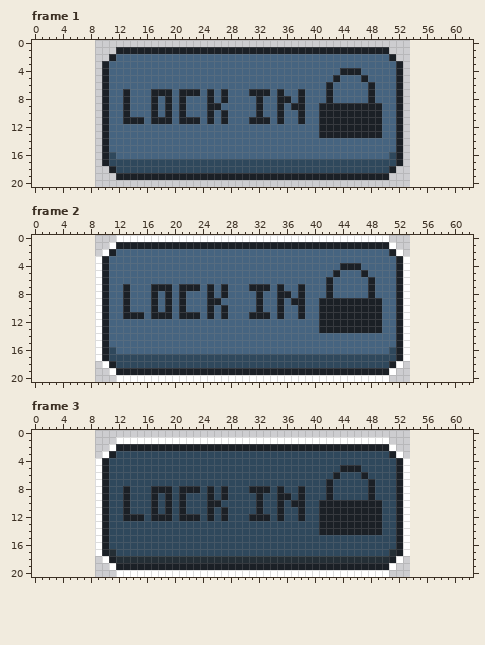
Pixel-art file -- Assets/Art/UI/LockInButton.aseprite. Above is the file before it was changed.
45x21 pixels, 3 frames. Shown: frame 1, frame 2, frame 3. The old version is drawn lined up with the new one, on the new canvas.
And afterwards:
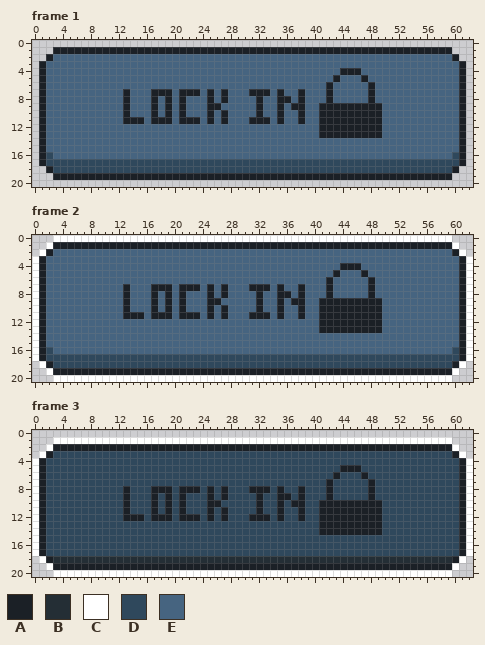
Palette (. is transparent): A #1b2026  B #242e35  C #ffffff  D #2f485c  E #466480
From old to new:
canvas 45x21 -> 63x21, the old top-left corner now at 9,0
Frame 1:
The edit adds colour A in row 1 at x 3 to 11 and 51 to 59; in row 2 at x 2 and 60; in rows 3 to 17 at x 1 and 61; in row 18 at x 2 and 60; in row 19 at x 3 to 11 and 51 to 59.
The edit adds colour D in row 16 at x 2 and 60; in row 17 at x 2 to 9 and 53 to 60; in row 18 at x 3 to 10 and 52 to 59.
Colour A gives way to colour D in row 17 at x 10 and 52; in row 18 at x 11 and 51.
The edit adds colour E in row 2 at x 3 to 10 and 52 to 59; in rows 3 to 15 at x 2 to 9 and 53 to 60; in row 16 at x 3 to 9 and 53 to 59.
Colour A gives way to colour E in row 2 at x 11 and 51; in rows 3 to 16 at x 10 and 52.
Colour D gives way to colour E in row 16 at x 11 and 51.
Frame 2:
The edit adds colour A in row 1 at x 3 to 10 and 52 to 59; in row 2 at x 2 and 60; in rows 3 to 17 at x 1 and 61; in row 18 at x 2 and 60; in row 19 at x 3 to 10 and 52 to 59.
Colour C gives way to colour A in row 1 at x 11 and 51; in row 19 at x 11 and 51.
The edit adds colour C in row 0 at x 3 to 11 and 51 to 59; in row 1 at x 2 and 60; in row 2 at x 1 and 61; in rows 3 to 17 at x 0 and 62; in row 18 at x 1 and 61; in row 19 at x 2 and 60.
The edit adds colour C in row 20 at x 3 to 11 and 51 to 59.
The edit adds colour D in row 16 at x 2 and 60; in row 17 at x 2 to 8 and 54 to 60; in row 18 at x 3 to 9 and 53 to 59.
Colour A gives way to colour D in row 17 at x 10 and 52; in row 18 at x 11 and 51.
Colour C gives way to colour D in row 17 at x 9 and 53; in row 18 at x 10 and 52.
The edit adds colour E in row 2 at x 3 to 9 and 53 to 59; in rows 3 to 15 at x 2 to 8 and 54 to 60; in row 16 at x 3 to 8 and 54 to 59.
Colour A gives way to colour E in row 2 at x 11 and 51; in rows 3 to 16 at x 10 and 52.
Colour C gives way to colour E in row 2 at x 10 and 52; in rows 3 to 16 at x 9 and 53.
Colour D gives way to colour E in row 16 at x 11 and 51.
Frame 3:
The edit adds colour A in row 2 at x 3 to 10 and 52 to 59; in row 3 at x 2 and 60; in rows 4 to 17 at x 1 and 61; in row 18 at x 2 and 60; in row 19 at x 3 to 10 and 52 to 59.
Colour C gives way to colour A in row 2 at x 11 and 51; in row 19 at x 11 and 51.
The edit adds colour B in row 18 at x 3 to 9 and 53 to 59.
Colour A gives way to colour B in row 18 at x 11 and 51.
Colour C gives way to colour B in row 18 at x 10 and 52.
The edit adds colour C in row 1 at x 3 to 11 and 51 to 59; in row 2 at x 2 and 60; in row 3 at x 1 and 61; in rows 4 to 17 at x 0 and 62; in row 18 at x 1 and 61; in row 19 at x 2 and 60.
The edit adds colour C in row 20 at x 3 to 11 and 51 to 59.
The edit adds colour D in row 3 at x 3 to 9 and 53 to 59; in rows 4 to 17 at x 2 to 8 and 54 to 60.
Colour A gives way to colour D in row 3 at x 11 and 51; in rows 4 to 17 at x 10 and 52.
Colour B gives way to colour D in row 17 at x 11 and 51.
Colour C gives way to colour D in row 3 at x 10 and 52; in rows 4 to 17 at x 9 and 53.
Pixel boxes of the changes (left, top, right, bottom) in both pictures:
changed: (39, 47, 116, 180)
changed: (389, 47, 466, 180)
changed: (32, 235, 116, 382)
changed: (389, 235, 473, 382)
changed: (32, 437, 116, 577)
changed: (389, 437, 473, 577)
